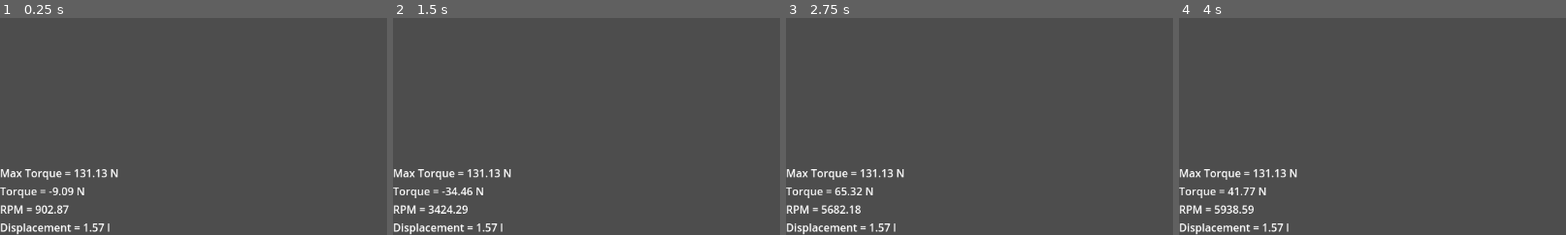
Above: before the commit, frames 1-4 (left to right).
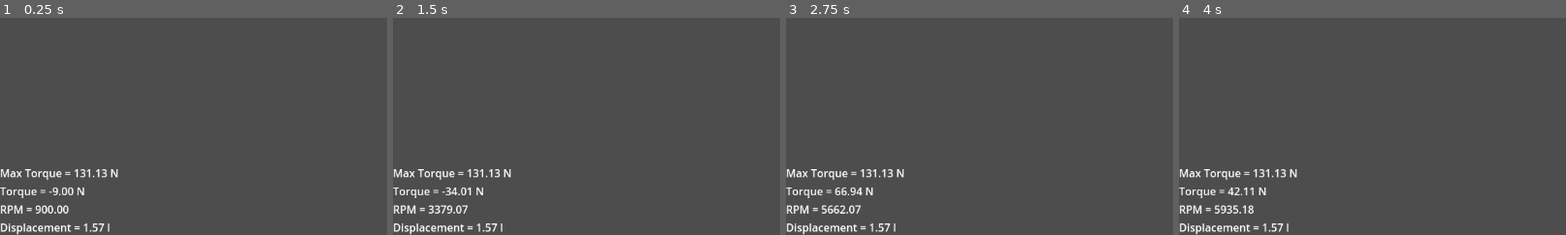
Above: after the commit, the same moments.

Repository: Dechode/Car-Engine-Sim
Game: Godot game, scene res://main.tscn
Two runs of this game, one before a commit and one after it. Both use one fixed random seed, a clock stepped at 60 frames per second and the inputs below.
Inputs:
- Up to frame 1 (0.25 s): no input
- Up to frame 2 (1.5 s): hold Up (throttle) 0.53-1.28 s; tap Up (throttle) at 1.35 s
- Up to frame 3 (2.75 s): hold Up (throttle) from 2.03 s (still down)
- Up to frame 4 (4 s): release Up (throttle) at 2.78 s; tap Up (throttle) at 2.85 s; hold Up (throttle) from 3.53 s (still down)
The pictures show only the part of the screen within x 0-50%, y 50-100%; the shares and areas given below are measured in that part.

The runs differ from the first frame. In frame 1, 0.1% of the frame differs, in the area x 12-20%, y 78-91%; in frame 2, 0.3%, in the area x 10-21%, y 78-91%; in frame 3, 0.2%; in frame 4, 0.2%.

Commit message:
Refactor rpm calculations

Diff:
--- a/default_bus_layout.tres
+++ b/default_bus_layout.tres
@@ -1,27 +1,33 @@
-[gd_resource type="AudioBusLayout" load_steps=5 format=3 uid="uid://crhh62vysgvc2"]
+[gd_resource type="AudioBusLayout" load_steps=6 format=3 uid="uid://crhh62vysgvc2"]
 
 [sub_resource type="AudioEffectDelay" id="AudioEffectDelay_svrfj"]
 resource_name = "Delay"
-tap1_delay_ms = 45.0
-tap2_delay_ms = 90.0
-feedback_delay_ms = 30.0
-feedback_lowpass = 1350.0
+tap1_delay_ms = 10.0
+tap2_delay_ms = 30.0
+feedback_delay_ms = 2.0
 
 [sub_resource type="AudioEffectLowPassFilter" id="AudioEffectLowPassFilter_p0umb"]
 resource_name = "LowPassFilter"
-cutoff_hz = 340.0
+cutoff_hz = 570.0
+
+[sub_resource type="AudioEffectHighPassFilter" id="AudioEffectHighPassFilter_m83ji"]
+resource_name = "HighPassFilter"
+cutoff_hz = 30.0
 
 [sub_resource type="AudioEffectDistortion" id="AudioEffectDistortion_w1cxq"]
 resource_name = "Distortion"
-pre_gain = 0.91
-drive = 0.15
+pre_gain = 1.0
+drive = 0.2
 post_gain = 1.53
 
 [sub_resource type="AudioEffectReverb" id="AudioEffectReverb_85flf"]
 resource_name = "Reverb"
-room_size = 0.0
-damping = 0.18
+predelay_msec = 136.0
+room_size = 0.01
+damping = 0.93
 spread = 0.46
+dry = 0.29
+wet = 0.09
 
 [resource]
 bus/1/name = &"CarEngine"
@@ -31,10 +37,12 @@
 bus/1/volume_db = -3.76831
 bus/1/send = &"Master"
 bus/1/effect/0/effect = SubResource("AudioEffectDelay_svrfj")
-bus/1/effect/0/enabled = true
+bus/1/effect/0/enabled = false
 bus/1/effect/1/effect = SubResource("AudioEffectLowPassFilter_p0umb")
 bus/1/effect/1/enabled = true
-bus/1/effect/2/effect = SubResource("AudioEffectDistortion_w1cxq")
+bus/1/effect/2/effect = SubResource("AudioEffectHighPassFilter_m83ji")
 bus/1/effect/2/enabled = true
-bus/1/effect/3/effect = SubResource("AudioEffectReverb_85flf")
-bus/1/effect/3/enabled = true
+bus/1/effect/3/effect = SubResource("AudioEffectDistortion_w1cxq")
+bus/1/effect/3/enabled = false
+bus/1/effect/4/effect = SubResource("AudioEffectReverb_85flf")
+bus/1/effect/4/enabled = false
--- a/engines/car_engine.gd
+++ b/engines/car_engine.gd
@@ -10,29 +10,28 @@
 var torque := 50.0
 var rpm := 900.0
 
-var reaction_torque := 0.0
+var reaction_torque := 0.0 # Set by Clutch when it gets implemented
+
+var rng := RandomNumberGenerator.new()
 
 
 func _ready() -> void:
 	engine_params.update_params()
+	rng.randomize()
 
 
 func _process(delta: float) -> void:
 	throttle = Input.get_action_strength("throttle")
 
-	torque = get_engine_torque(rpm, throttle) + reaction_torque
+	torque = get_engine_torque(rpm, throttle)
 
-	rpm += AV_2_RPM * delta * torque / engine_params.inertia
-	rpm = clampf(rpm, 0, 20000)
+	rpm += AV_2_RPM * delta * (torque + reaction_torque) / engine_params.inertia
+#	rpm = clampf(rpm + rng.randf() * 5.0, engine_params.idle_rpm, 20000)
+	rpm = clampf(rpm, engine_params.idle_rpm, 20000)
 
-	if rpm > engine_params.max_rpm:
+	if rpm >= engine_params.max_rpm:
 		torque = 0.0
-		rpm -= 500
-
-	if rpm < engine_params.idle_rpm:
-		reaction_torque = 0.25 * engine_params.max_torque
-	else:
-		reaction_torque = 0
+		rpm -= 1000.0
 
 
 func get_engine_torque(p_rpm: float, throttle_input: float) -> float:
